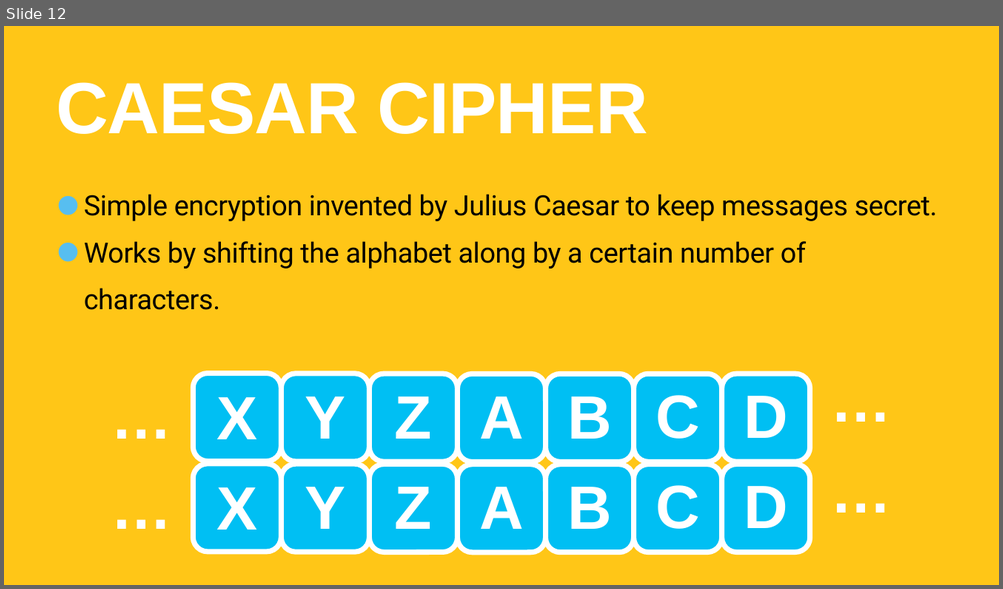
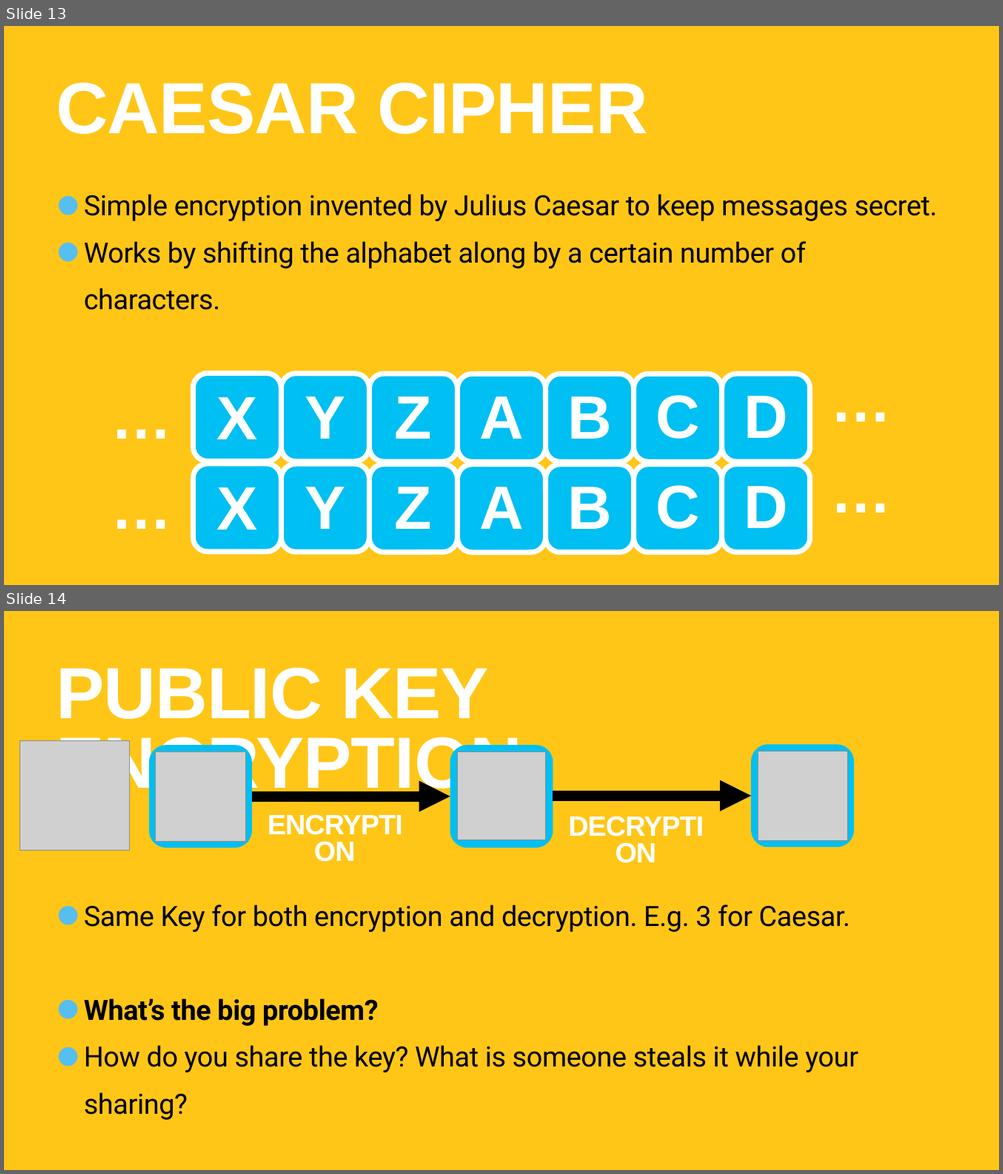
Before and after one commit to TommyWoodley/teaching, a slide deck: Y10/L2/L2.pptx. Shown one above the other, each under a label of ours: slide 12 before the commit, slides 13 and 14 after it. The pictures are 1003x589 and 1003x1174 pixels, drawn with LibreOffice and Linux fonts; fonts in the diff are those of the drawing; grey boxes stand for pictures. Boxes give left, top, right and bottom in pixels: in the first picture for what was removed or moved away, otherwise in the second. Text is boxed around its words. In the diff, an @@ line names an element or a change of style, - is before the commit and + after.

```diff
--- a/Y10/L2/L2.pptx
+++ b/Y10/L2/L2.pptx
@@ slide 14 added at [4,611,999,1170], background #FFC617 @@
@@ title added at [56,667,488,719], 140 pt, text #FFFFFF, bold @@
+PUBLIC KEY ENCRYPTION
@@ picture added at [20,741,129,851] @@
@@ text added at [56,730,522,801], 54 pt, text #FFFFFF, bold @@
+ENCRYPTION
@@ rounded rectangle added at [149,745,252,849], fill #00BFF3 @@
@@ picture added at [156,752,245,841] @@
@@ rounded rectangle added at [450,745,553,849], fill #00BFF3 @@
@@ picture added at [457,752,545,840] @@
@@ rounded rectangle added at [751,744,854,847], fill #00BFF3 @@
@@ picture added at [757,751,847,840] @@
@@ arrow added from (252, 796) to (450, 796), #000000 20 pt @@
@@ arrow added from (552, 796) to (751, 796), #000000 20 pt @@
@@ text added at [560,810,711,873], 54 pt, text #FFFFFF, bold @@
+DECRYPTION
@@ text added at [84,905,858,1120], 54 pt, text #000000 @@
+• Same Key for both encryption and decryption. E.g. 3 for Caesar.
+• What’s the big problem?
+• How do you share the key? What is someone steals it while your sharing?
@@ what was slide 12 is now slide 13 @@
```
Also in this commit, not shown: 2 slides changed, 7 other slides added, 9 other files.
